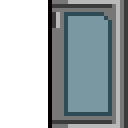
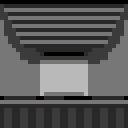
Layered file, before and after one edit (128×128). Changes by layer:
added layer "trunk rotS" above "door sw" over [0, 0, 128, 128]
